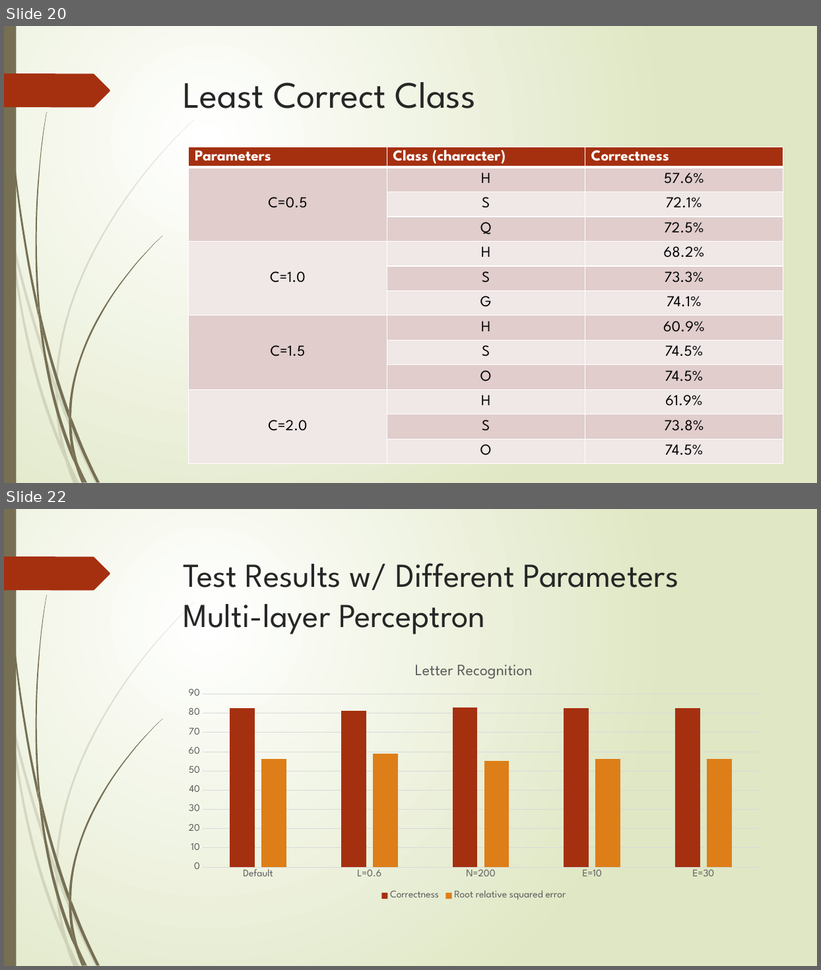
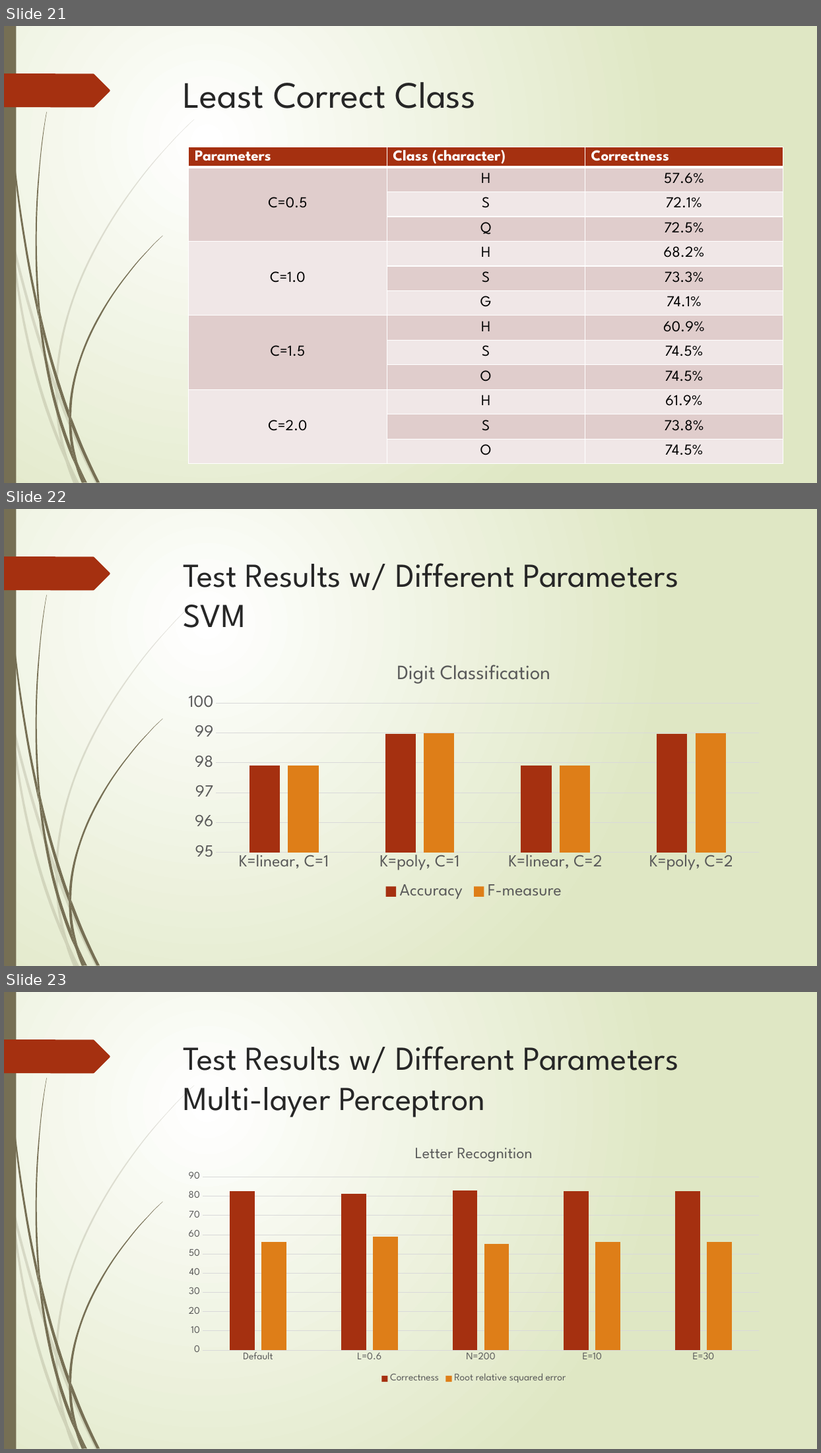
Before and after one commit to XiaokuanOSU/AI2report, a slide deck: PPTGroup10.pptx. Shown one above the other, each under a label of ours: slides 20 and 22 before the commit, slides 21, 22 and 23 after it; the slides between them are not shown. The pictures are 821x970 and 821x1453 pixels, drawn with LibreOffice and Linux fonts; fonts in the diff are those of the drawing. Boxes give left, top, right and bottom in pixels: in the first picture for what was removed or moved away, otherwise in the second. Text is boxed around its words. In the diff, an @@ line names an element or a change of style, - is before the commit and + after.

```diff
--- a/PPTGroup10.pptx
+++ b/PPTGroup10.pptx
@@ slide 22 added at [4, 509, 817, 966], background gradient #FFFFFF to #DFE8C4; not listed: 24 template elements that a slide beside it also shows @@
@@ title added at [183, 563, 679, 628], 39.6 pt, text #262626 @@
+Test Results w/ Different Parameters
+SVM
@@ column chart added at [177, 651, 772, 903] @@
+title "Digit Classification "
+categories: K=linear, C=1, K=poly, C=1, K=linear, C=2, K=poly, C=2
+Accuracy: 97.9, 99, 97.9, 99
+F-measure: 97.9, 99, 97.9, 99
@@ what was slide 20 is now slide 21 @@
@@ what was slide 22 is now slide 23 @@
```
Also in this commit, not shown: 2 slides changed, 9 other files.
